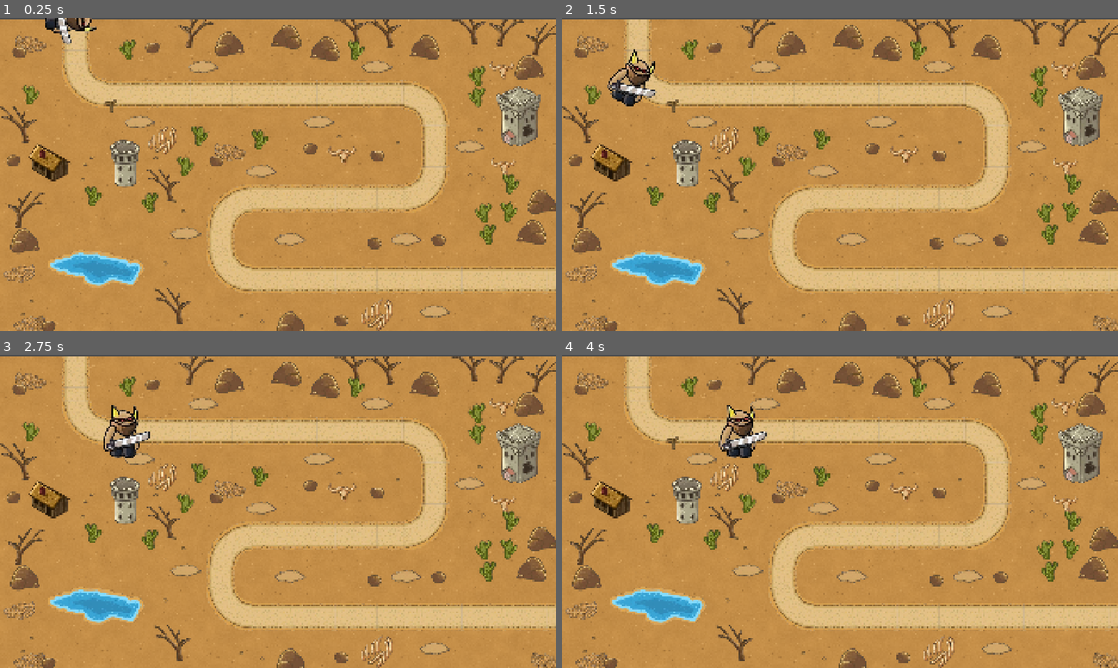
Above: before the commit, frames 1-4 (two rows, left to right).
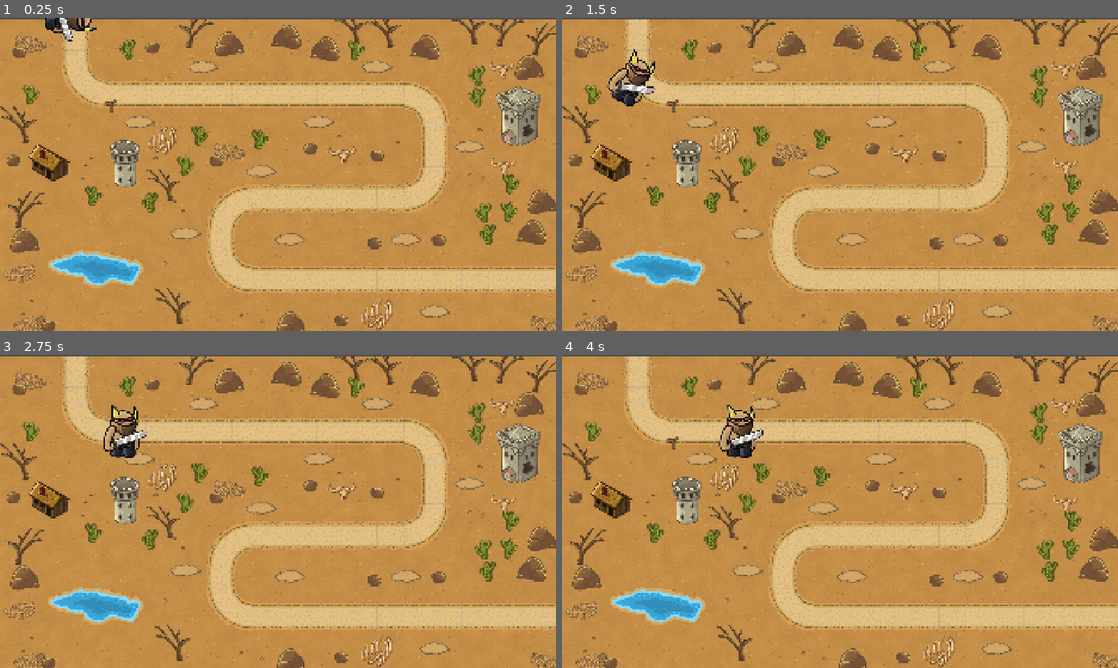
Above: after the commit, the same moments.

Repository: DuckCar/TowerDefense
Game: Godot game, scene res://Scenes/Levels/level_2.tscn
Two runs of this game, one before a commit and one after it. Both use one fixed random seed, a clock stepped at 60 frames per second and the inputs below. This scene is started directly instead of the project's main scene.
Inputs:
- Up to frame 1 (0.25 s): no input
- Up to frame 2 (1.5 s): no input
- Up to frame 3 (2.75 s): no input
- Up to frame 4 (4 s): no input

The runs differ from the first frame. In frame 1, 0.1% of the frame differs, in the area x 10-14%, y 0-9%; in frame 2, 0.2%; in frame 3, 0.2%; in frame 4, 0.2%, in the area x 28-37%, y 23-31%.

Commit message:
gui khanh

Diff:
--- /dev/null
+++ b/Scenes/Entities/doi.tscn
@@ -0,0 +1,30 @@
+[gd_scene format=3 uid="uid://cut0mjbtlj226"]
+
+[ext_resource type="Texture2D" uid="uid://drpvhno2a52l4" path="res://Assets/Sprites/Units/doi/tay_phai_doi.png" id="1_kuw25"]
+[ext_resource type="Texture2D" uid="uid://crppa4op7db5h" path="res://Assets/Sprites/Units/doi/than_doi.png" id="2_vhfdo"]
+[ext_resource type="Texture2D" uid="uid://dx3xqwip6po0m" path="res://Assets/Sprites/Units/doi/tay_trai_doi.png" id="3_qywqb"]
+
+[sub_resource type="CapsuleShape2D" id="CapsuleShape2D_ikh62"]
+radius = 52.0
+height = 108.0
+
+[node name="doi" type="PathFollow2D" unique_id=1352161785]
+
+[node name="Hitbox" type="Area2D" parent="." unique_id=1444153626]
+
+[node name="CollisionShape2D" type="CollisionShape2D" parent="Hitbox" unique_id=1777414337]
+position = Vector2(-1, -1)
+shape = SubResource("CapsuleShape2D_ikh62")
+
+[node name="Co_the" type="Node2D" parent="Hitbox" unique_id=933301686]
+
+[node name="Tay_phai" type="Sprite2D" parent="Hitbox/Co_the" unique_id=163502928]
+position = Vector2(66, -52)
+texture = ExtResource("1_kuw25")
+
+[node name="Than" type="Sprite2D" parent="Hitbox/Co_the" unique_id=1269305736]
+texture = ExtResource("2_vhfdo")
+
+[node name="Tay_trai" type="Sprite2D" parent="Hitbox/Co_the" unique_id=1593763015]
+position = Vector2(-79, -29)
+texture = ExtResource("3_qywqb")
--- a/Scenes/Entities/ke_cuop.tscn
+++ b/Scenes/Entities/ke_cuop.tscn
@@ -9,35 +9,48 @@
 [ext_resource type="Texture2D" uid="uid://ca7c0rcbcthq0" path="res://Assets/Sprites/Units/ke_cuop/tay_trai_trom.png" id="7_yxada"]
 [ext_resource type="Texture2D" uid="uid://b2bnabejemruy" path="res://Assets/Sprites/Units/ke_cuop/vu_khi_trom.png" id="8_bjo57"]
 
+[sub_resource type="CapsuleShape2D" id="CapsuleShape2D_ikh62"]
+radius = 46.0
+height = 160.0
+
 [node name="ke_cuop" type="PathFollow2D" unique_id=1481286277]
 script = ExtResource("1_f1lpt")
 
-[node name="Co_The" type="Node2D" parent="." unique_id=513365453]
+[node name="Hitbox" type="Area2D" parent="." unique_id=299058200]
 
-[node name="Tay_Phai" type="Sprite2D" parent="Co_The" unique_id=761649721]
+[node name="CollisionShape2D" type="CollisionShape2D" parent="Hitbox" unique_id=1600704301]
+position = Vector2(-62, 21)
+shape = SubResource("CapsuleShape2D_ikh62")
+
+[node name="Co_The" type="Node2D" parent="Hitbox" unique_id=513365453]
+
+[node name="Tay_Phai" type="Sprite2D" parent="Hitbox/Co_The" unique_id=761649721]
 position = Vector2(-36, 37)
 texture = ExtResource("2_2pp0o")
 
-[node name="Chan_Trai" type="Sprite2D" parent="Co_The" unique_id=1757842286]
+[node name="Chan_Trai" type="Sprite2D" parent="Hitbox/Co_The" unique_id=1757842286]
 position = Vector2(-84, 80)
 texture = ExtResource("3_hls4q")
 
-[node name="Than" type="Sprite2D" parent="Co_The" unique_id=19699179]
+[node name="Than" type="Sprite2D" parent="Hitbox/Co_The" unique_id=19699179]
 position = Vector2(-69, 29)
 texture = ExtResource("2_5jvy3")
 
-[node name="Dau" type="Sprite2D" parent="Co_The" unique_id=848099543]
+[node name="Dau" type="Sprite2D" parent="Hitbox/Co_The" unique_id=848099543]
 position = Vector2(-59, -24)
 texture = ExtResource("5_d7xav")
 
-[node name="Chan_Phai" type="Sprite2D" parent="Co_The" unique_id=39833378]
+[node name="Chan_Phai" type="Sprite2D" parent="Hitbox/Co_The" unique_id=39833378]
 position = Vector2(-43, 82)
 texture = ExtResource("6_ug5l7")
 
-[node name="Tay_Trai" type="Sprite2D" parent="Co_The" unique_id=1202414232]
+[node name="Tay_Trai" type="Sprite2D" parent="Hitbox/Co_The" unique_id=1202414232]
 position = Vector2(-109, 35)
 texture = ExtResource("7_yxada")
 
-[node name="Vu_Khi" type="Sprite2D" parent="Co_The/Tay_Trai" unique_id=1805216016]
-position = Vector2(63, 11)
+[node name="Vu_Khi" type="Sprite2D" parent="Hitbox/Co_The/Tay_Trai" unique_id=1805216016]
+show_behind_parent = true
+position = Vector2(61.75, 4.9999995)
+rotation = -0.05850628
+scale = Vector2(0.90645164, 0.9444444)
 texture = ExtResource("8_bjo57")
--- /dev/null
+++ b/Scenes/Entities/ky_si.tscn
@@ -0,0 +1,52 @@
+[gd_scene format=3 uid="uid://degu4ffbtgft3"]
+
+[ext_resource type="Texture2D" uid="uid://bfokm34lrpoxm" path="res://Assets/Sprites/Units/ky_si/chan_phai_ky_si.png" id="1_yc0jc"]
+[ext_resource type="Texture2D" uid="uid://4oskcbrmcd5r" path="res://Assets/Sprites/Units/ky_si/chan_trai_ky_si.png" id="2_fdo63"]
+[ext_resource type="Texture2D" uid="uid://ciha0awjk07vs" path="res://Assets/Sprites/Units/ky_si/tay_phai_ky_si.png" id="3_4w8ys"]
+[ext_resource type="Texture2D" uid="uid://5g20uni8dv4g" path="res://Assets/Sprites/Units/ky_si/than_ky_si.png" id="4_s1si5"]
+[ext_resource type="Texture2D" uid="uid://dwe3tnso6n852" path="res://Assets/Sprites/Units/ky_si/tay_trai_ky_si.png" id="5_k5fkf"]
+[ext_resource type="Texture2D" uid="uid://c44pchvje2m7r" path="res://Assets/Sprites/Units/ky_si/vu_khi_ky_si.png" id="6_uhguu"]
+[ext_resource type="Texture2D" uid="uid://blyjdlc8nnai8" path="res://Assets/Sprites/Units/ky_si/dau_ky_si.png" id="7_8a8y6"]
+
+[sub_resource type="CapsuleShape2D" id="CapsuleShape2D_ikh62"]
+radius = 96.0
+height = 192.0
+
+[node name="ky_si" type="PathFollow2D" unique_id=288790816]
+
+[node name="Hitbox" type="Area2D" parent="." unique_id=1718626294]
+
+[node name="CollisionShape2D" type="CollisionShape2D" parent="Hitbox" unique_id=689433191]
+position = Vector2(446, 6)
+shape = SubResource("CapsuleShape2D_ikh62")
+
+[node name="Co_the" type="Node2D" parent="Hitbox" unique_id=1187066021]
+
+[node name="Chan_phai" type="Sprite2D" parent="Hitbox/Co_the" unique_id=1140977434]
+position = Vector2(32, 69)
+texture = ExtResource("1_yc0jc")
+
+[node name="Chan_trai" type="Sprite2D" parent="Hitbox/Co_the" unique_id=815152420]
+position = Vector2(-15, 72)
+texture = ExtResource("2_fdo63")
+
+[node name="Tay_phai" type="Sprite2D" parent="Hitbox/Co_the" unique_id=765555574]
+position = Vector2(38, 15)
+texture = ExtResource("3_4w8ys")
+
+[node name="Than" type="Sprite2D" parent="Hitbox/Co_the" unique_id=1149665915]
+texture = ExtResource("4_s1si5")
+
+[node name="Tay_trai" type="Sprite2D" parent="Hitbox/Co_the" unique_id=1483998484]
+position = Vector2(-31, 14)
+texture = ExtResource("5_k5fkf")
+
+[node name="Vu_khi" type="Sprite2D" parent="Hitbox/Co_the/Tay_trai" unique_id=1607708268]
+show_behind_parent = true
+position = Vector2(89.00001, -4.0000014)
+rotation = -0.23987633
+texture = ExtResource("6_uhguu")
+
+[node name="Dau" type="Sprite2D" parent="Hitbox/Co_the" unique_id=264869785]
+position = Vector2(-5, -82)
+texture = ExtResource("7_8a8y6")
--- /dev/null
+++ b/Scenes/Entities/sat_den.tscn
@@ -0,0 +1,45 @@
+[gd_scene format=3 uid="uid://ocy0apqlv7q0"]
+
+[ext_resource type="Texture2D" uid="uid://dbyk7xwlso1kr" path="res://Assets/Sprites/Units/Sat_den/chan_phai_sat_den.png" id="1_8jlss"]
+[ext_resource type="Texture2D" uid="uid://b5dc611137xrs" path="res://Assets/Sprites/Units/Sat_den/chan_trai_sat_den.png" id="2_atyy2"]
+[ext_resource type="Texture2D" uid="uid://hek8utclirsy" path="res://Assets/Sprites/Units/Sat_den/tay_phai_sat_den.png" id="3_1j3mu"]
+[ext_resource type="Texture2D" uid="uid://no4t746f1sme" path="res://Assets/Sprites/Units/Sat_den/than_sat_den.png" id="4_xbrwt"]
+[ext_resource type="Texture2D" uid="uid://b8hvtlfyr45nc" path="res://Assets/Sprites/Units/Sat_den/tay_trai_sat_den.png" id="5_pahos"]
+[ext_resource type="Texture2D" uid="uid://cdjcc5ep2157d" path="res://Assets/Sprites/Units/Sat_den/vu_khi_sat_den.png" id="6_j3bcc"]
+[ext_resource type="Texture2D" uid="uid://d2rsdegeykiul" path="res://Assets/Sprites/Units/Sat_den/dau_sat_den.png" id="7_wmte8"]
+
+[node name="Sat_den" type="PathFollow2D" unique_id=173719461]
+
+[node name="Hitbox" type="Area2D" parent="." unique_id=1900618234]
+
+[node name="Co_the" type="Node2D" parent="Hitbox" unique_id=902036873]
+
+[node name="Chan_phai" type="Sprite2D" parent="Hitbox/Co_the" unique_id=1305540974]
+position = Vector2(230, 184)
+texture = ExtResource("1_8jlss")
+
+[node name="Chan_trai" type="Sprite2D" parent="Hitbox/Co_the" unique_id=335224302]
+position = Vector2(185, 185)
+texture = ExtResource("2_atyy2")
+
+[node name="Tay_phai" type="Sprite2D" parent="Hitbox/Co_the" unique_id=67334093]
+position = Vector2(247.25, 136.25)
+scale = Vector2(1.0102041, 1.005618)
+texture = ExtResource("3_1j3mu")
+
+[node name="Than" type="Sprite2D" parent="Hitbox/Co_the" unique_id=1795494309]
+position = Vector2(206, 141)
+texture = ExtResource("4_xbrwt")
+
+[node name="Tay_trai" type="Sprite2D" parent="Hitbox/Co_the" unique_id=374017721]
+position = Vector2(165, 139)
+texture = ExtResource("5_pahos")
+
+[node name="Vu_khi" type="Sprite2D" parent="Hitbox/Co_the/Tay_trai" unique_id=111774984]
+show_behind_parent = true
+position = Vector2(73, -1)
+texture = ExtResource("6_j3bcc")
+
+[node name="Dau" type="Sprite2D" parent="Hitbox/Co_the" unique_id=817532494]
+position = Vector2(210, 78)
+texture = ExtResource("7_wmte8")
--- /dev/null
+++ b/Scenes/Entities/yeu_tinh.tscn
@@ -0,0 +1,51 @@
+[gd_scene format=3 uid="uid://uwe065743o84"]
+
+[ext_resource type="Texture2D" uid="uid://bdctqvsg8ohgc" path="res://Assets/Sprites/Units/yeu_tinh/chan_phai_yeu_tinh.png" id="1_vn2l1"]
+[ext_resource type="Texture2D" uid="uid://blhybxo8wv0cf" path="res://Assets/Sprites/Units/yeu_tinh/chan_trai_yeu_tinh.png" id="2_p2grf"]
+[ext_resource type="Texture2D" uid="uid://yjyvm0otgsd3" path="res://Assets/Sprites/Units/yeu_tinh/tay_phai_yeu_tinh.png" id="3_ig3cd"]
+[ext_resource type="Texture2D" uid="uid://c1qga8pkl2i8g" path="res://Assets/Sprites/Units/yeu_tinh/than_yeu_tinh.png" id="4_q0ipa"]
+[ext_resource type="Texture2D" uid="uid://d1ijwj7u2bv8f" path="res://Assets/Sprites/Units/yeu_tinh/tay_trai_yeu_tinh.png" id="5_rlips"]
+[ext_resource type="Texture2D" uid="uid://lfwfhke0yxxq" path="res://Assets/Sprites/Units/yeu_tinh/vu_khi_yeu_tinh.png" id="6_pgccd"]
+[ext_resource type="Texture2D" uid="uid://c4fgesfvt603k" path="res://Assets/Sprites/Units/yeu_tinh/dau_yeu_tinh.png" id="7_8w6fi"]
+
+[sub_resource type="CapsuleShape2D" id="CapsuleShape2D_n4jmy"]
+radius = 48.0
+height = 164.0
+
+[node name="yeu_tinh" type="PathFollow2D" unique_id=1804171484]
+
+[node name="Hitbox" type="Area2D" parent="." unique_id=974969615]
+
+[node name="CollisionShape2D" type="CollisionShape2D" parent="Hitbox" unique_id=1828307699]
+position = Vector2(2, -16)
+shape = SubResource("CapsuleShape2D_n4jmy")
+
+[node name="Co_the" type="Node2D" parent="Hitbox" unique_id=190413944]
+
+[node name="Chan_phai" type="Sprite2D" parent="Hitbox/Co_the" unique_id=1489876515]
+position = Vector2(19, 49)
+texture = ExtResource("1_vn2l1")
+
+[node name="Chan_trai" type="Sprite2D" parent="Hitbox/Co_the" unique_id=1783385101]
+position = Vector2(-18, 49)
+texture = ExtResource("2_p2grf")
+
+[node name="Tay_phai" type="Sprite2D" parent="Hitbox/Co_the" unique_id=78154273]
+position = Vector2(31, -4)
+texture = ExtResource("3_ig3cd")
+
+[node name="Than" type="Sprite2D" parent="Hitbox/Co_the" unique_id=368385312]
+texture = ExtResource("4_q0ipa")
+
+[node name="Tay_trai" type="Sprite2D" parent="Hitbox/Co_the/Than" unique_id=20263314]
+position = Vector2(-30, -3)
+texture = ExtResource("5_rlips")
+
+[node name="Vu_khi" type="Sprite2D" parent="Hitbox/Co_the/Than/Tay_trai" unique_id=1326052165]
+show_behind_parent = true
+position = Vector2(55, 6)
+texture = ExtResource("6_pgccd")
+
+[node name="Dau" type="Sprite2D" parent="Hitbox/Co_the" unique_id=793267922]
+position = Vector2(-6, -76)
+texture = ExtResource("7_8w6fi")
